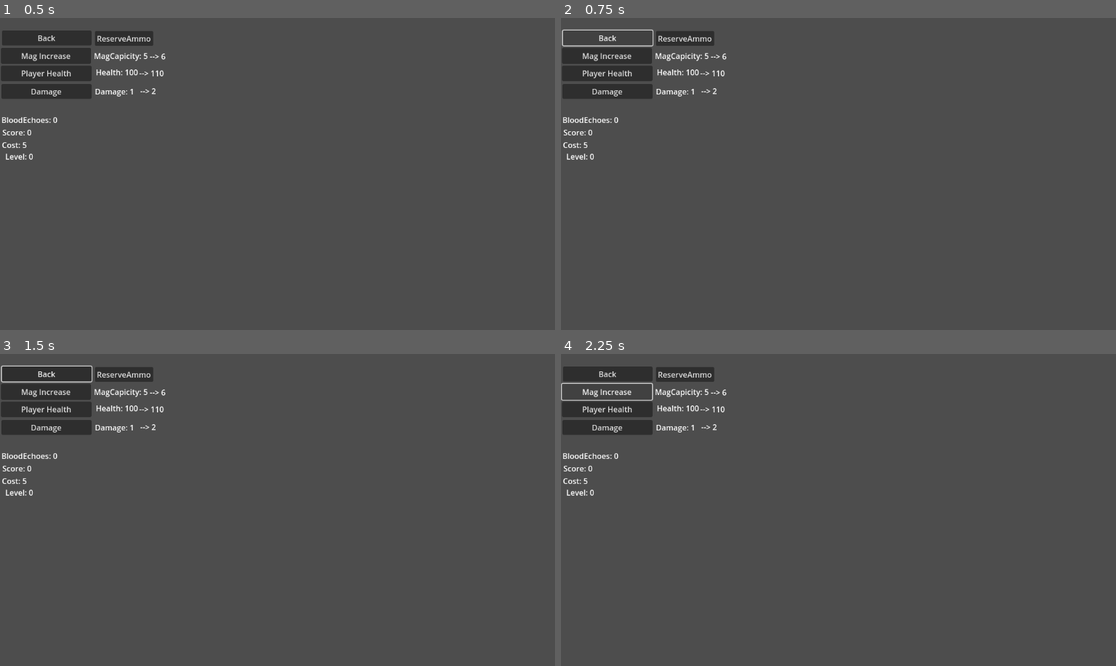
Above: before the commit, frames 1-4 (two rows, left to right).
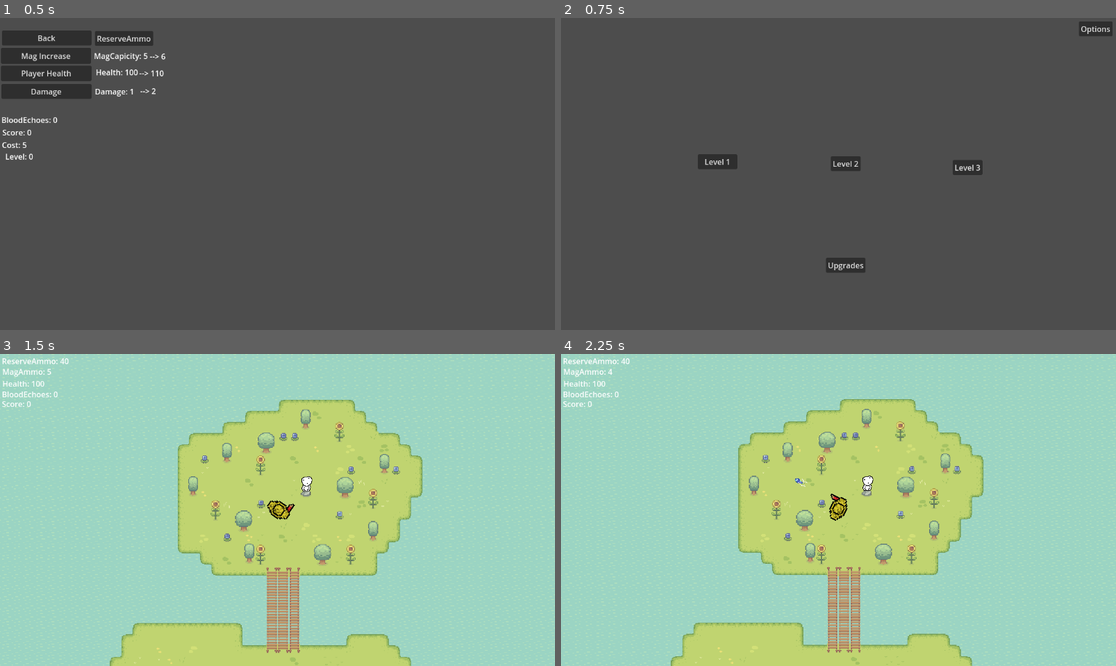
Above: after the commit, the same moments.

Repository: TheWhiteWolf0/Shooter-Game
Game: Godot game, scene res://Scenes/control.tscn
Two runs of this game, one before a commit and one after it. Both use one fixed random seed, a clock stepped at 60 frames per second and the inputs below. This scene is started directly instead of the project's main scene.
Inputs (mouse positions are in pixels of both pictures, inside the frame that each line leads up to):
- Up to frame 1 (0.5 s): no input
- Up to frame 2 (0.75 s): click "Back" at 0.5 s
- Up to frame 3 (1.5 s): click (283, 500) at 1.25 s, where only the run after the commit has a clickable "Level 2"
- Up to frame 4 (2.25 s): click (605, 391) at 2 s, where only the run before the commit has a clickable "Mag Increase"

Frame 1 is identical in both runs. In frame 2, 4.8% of the frame differs, in the area x 0-100%, y 1-82%; in frame 3, 100%, in the area x 0-100%, y 0-100%; in frame 4, 100%.

Commit message:
Mult-hit enemy increase only works if they live long enough, then repeats

Diff:
--- a/shootergame/GlobalVariables/GloabalVariables.gd
+++ b/shootergame/GlobalVariables/GloabalVariables.gd
@@ -34,4 +34,4 @@
 # Enemy Multi-Hit health #
 
 var enemy_health_increase:int = 2
-var enemy_Speed_increase:int = 5
+var enemy_Speed_increase:int = 10
--- a/shootergame/Scripts/Upgrades.gd
+++ b/shootergame/Scripts/Upgrades.gd
@@ -61,7 +61,7 @@
 
 
 func _on_back_pressed() -> void:
-	get_tree().change_scene_to_file("res://Scripts/level_select.tscn")
+	get_tree().change_scene_to_file("res://Scenes/level_select.tscn")
 	pass # Replace with function body.
 
 func _physics_process(delta: float) -> void:
--- a/shootergame/Scripts/level_select.gd
+++ b/shootergame/Scripts/level_select.gd
@@ -6,12 +6,12 @@
 
 
 func _on_level_1_pressed() -> void:
-	get_tree().change_scene_to_file("res://Scenes/test_scence.tscn")
+	get_tree().change_scene_to_file("res://Scenes/level_1.tscn")
 	pass # Replace with function body.
 
 func _on_level_2_pressed() -> void:
 	# add and make level 2 #
-	##get_tree().change_scene_to_file()
+	get_tree().change_scene_to_file("res://Scenes/lvl2.tscn")
 	pass # Replace with function body.
 
 func _on_level_3_pressed() -> void:
